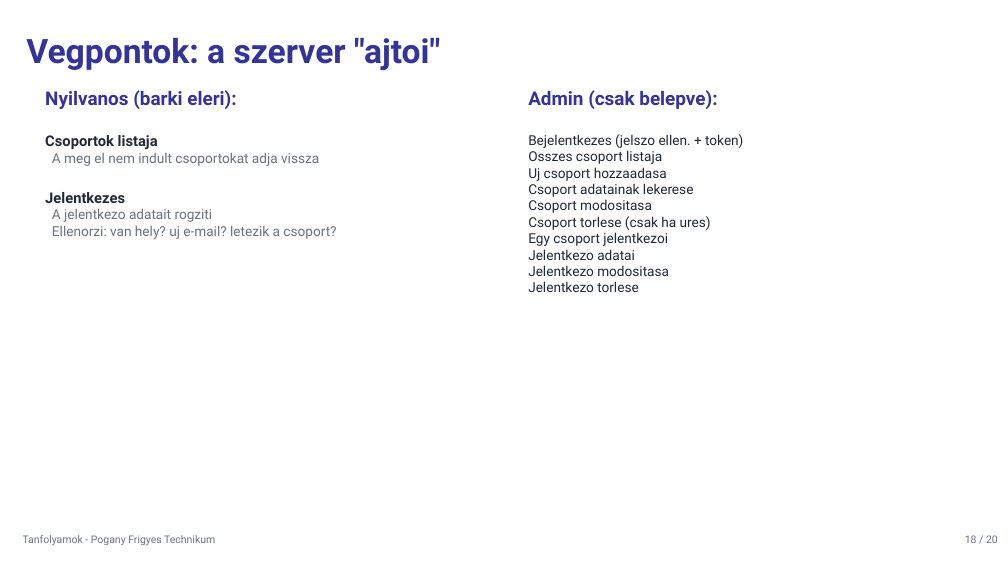
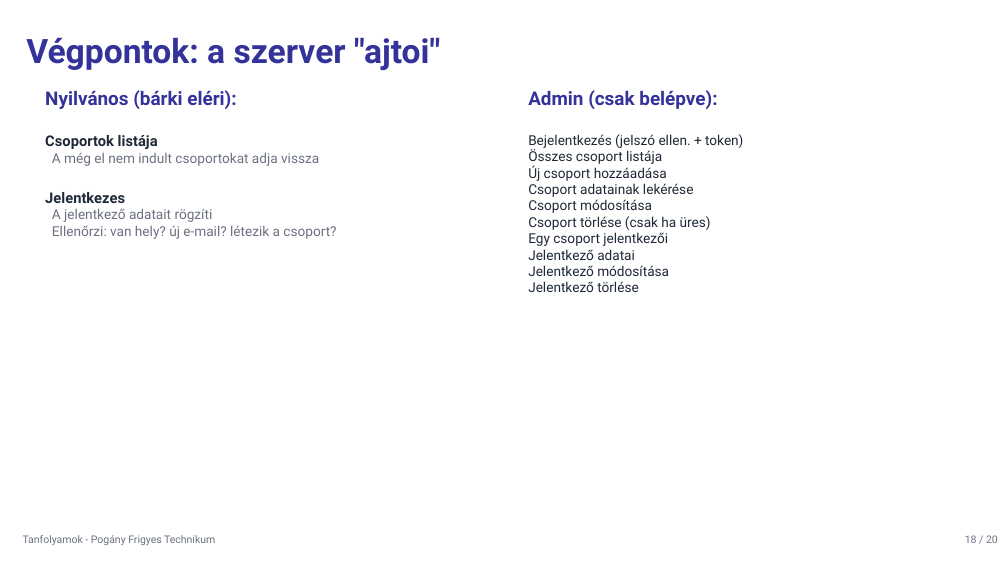
Before and after one commit to vargamatyas109-web/Tanfolyamok, a slide deck: slide 18 of Tanfolyamok_prezentacio.pptx. Drawn at 1008x567 pixels with LibreOffice and Linux fonts; fonts in the diff are those of the drawing. Boxes give left, top, right and bottom in pixels: in the first picture for what was removed or moved away, otherwise in the second. Text is boxed around its words. In the diff, an @@ line names an element or a change of style, - is before the commit and + after.

```diff
--- a/Tanfolyamok_prezentacio.pptx
+++ b/Tanfolyamok_prezentacio.pptx
@@ text at (26, 37, 440, 70): text changed @@
-Vegpontok: a szerver "ajtoi"
+Végpontok: a szerver "ajtoi"
@@ text at (45, 90, 319, 166): text changed @@
-Nyilvanos (barki eleri):
-Csoportok listaja
-A meg el nem indult csoportokat adja vissza
+Nyilvános (bárki eléri):
+Csoportok listája
+A még el nem indult csoportokat adja vissza
@@ text at (528, 90, 743, 292): text changed @@
-Admin (csak belepve):
-Bejelentkezes (jelszo ellen. + token)
-Osszes csoport listaja
-Uj csoport hozzaadasa
-Csoport adatainak lekerese
-Csoport modositasa
-Csoport torlese (csak ha ures)
-Egy csoport jelentkezoi
-Jelentkezo adatai
-Jelentkezo modositasa
-Jelentkezo torlese
+Admin (csak belépve):
+Bejelentkezés (jelszó ellen. + token)
+Összes csoport listája
+Új csoport hozzáadása
+Csoport adatainak lekérése
+Csoport módosítása
+Csoport törlése (csak ha üres)
+Egy csoport jelentkezői
+Jelentkező adatai
+Jelentkező módosítása
+Jelentkező törlése
@@ text at (52, 209, 336, 239): text changed @@
-A jelentkezo adatait rogziti
-Ellenorzi: van hely? uj e-mail? letezik a csoport?
+A jelentkező adatait rögzíti
+Ellenőrzi: van hely? új e-mail? létezik a csoport?
```
Also in this commit, not shown: 24 other slides changed, 10 other files.
